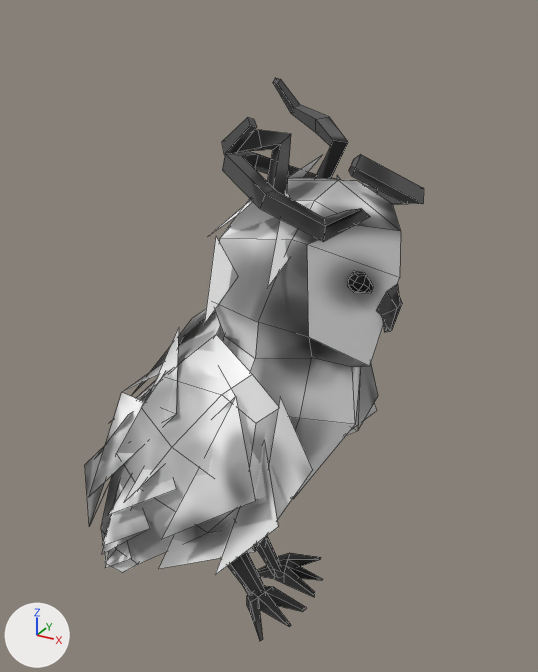
The Blender file 05_Owl_view/GrandDuc/GrandDuc_msh_01.blend as it was, and as the next commit left it.
Both versions are drawn from a camera (50 mm lens) standing at (3.37, -6.48, 6.69) and looking at (-0.42, 0.41, 3.25). Arrows for +X, +Y and +Z are at lower left; the lights stay in place. Mesh edges are drawn as thin lines.

The older version as bpy lines, for what is in view:
```python
me_cube_012 = bpy.data.meshes.new('Cube.012')
me_cube_012.from_pydata(...)  # 512 vertices, 423 faces; spans x -2.86..1.26, y -1.43..1.48, z -0.5..5.99
me_cube_012.polygons.foreach_set('use_smooth', [True] * 423)
# faces by material slot: [179, 196, 48]
me_cube_012.materials.append(mat_01_004)
me_cube_012.materials.append(mat_02)
me_cube_012.materials.append(mat_03)
ob_owl_msh = bpy.data.objects.new('Owl_msh', me_cube_012)
ob_owl_msh.location = (0.0, 0.0, 0.0)
```
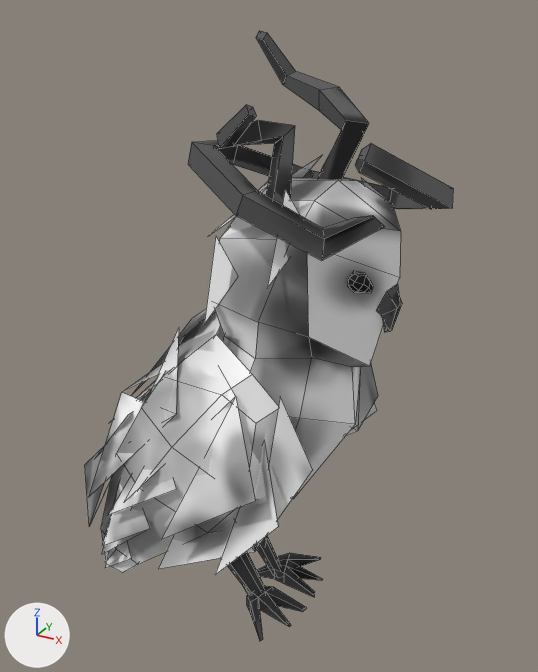
The edits, one by one:
me_cube_012 has 512 vertices, 423 faces and spans x -2.86..1.26, y -1.43..1.48, z -0.5..5.99.
me_cube_012 is used by ob_owl_msh; location (0.0, 0.0, 0.0).
me_cube_012 part 1: the loose piece of 20 vertices spanning x -0.83..0.34, y 0.6..1.48, z 4.94..5.99 is scaled about its middle by 1.47, then moved by (0.0, 0.0, 0.23).
me_cube_012 part 2: the loose piece of 20 vertices spanning x -0.1..0.4, y -1.34..-0.26, z 4.98..5.92 is scaled about its middle by 1.13, then moved by (0.0, 0.0, 0.04).
me_cube_012 part 3: the loose piece of 44 vertices spanning x -0.57..1.26, y -0.9..0.88, z 4.81..5.48 is scaled about its middle by 1.31, then moved by (-0.04, 0.02, 0.0).

Location of each change, (x1, y1, x2, y2) in pixels of the pictures (538 x 672 px; the box of a moved part takes in the faces that stretch with it):
'Owl_msh', reshaped (9% wider, 8% taller)
    before: (85, 77, 424, 641)
    after: (85, 30, 453, 641)
part 1 of me_cube_012, moved or reshaped
    before: (273, 77, 348, 179)
    after: (256, 30, 369, 180)
part 2 of me_cube_012, moved or reshaped
    before: (222, 117, 291, 194)
    after: (217, 105, 295, 204)
part 3 of me_cube_012, moved or reshaped
    before: (222, 151, 424, 242)
    after: (188, 141, 453, 260)
